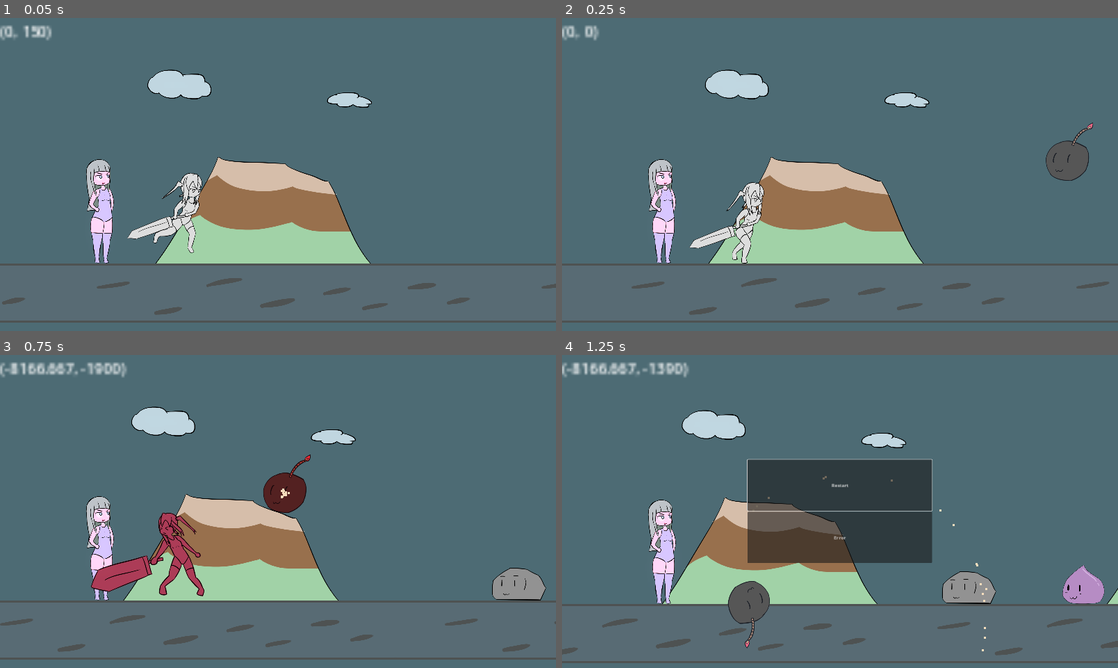
Above: before the commit, frames 1-4 (two rows, left to right).
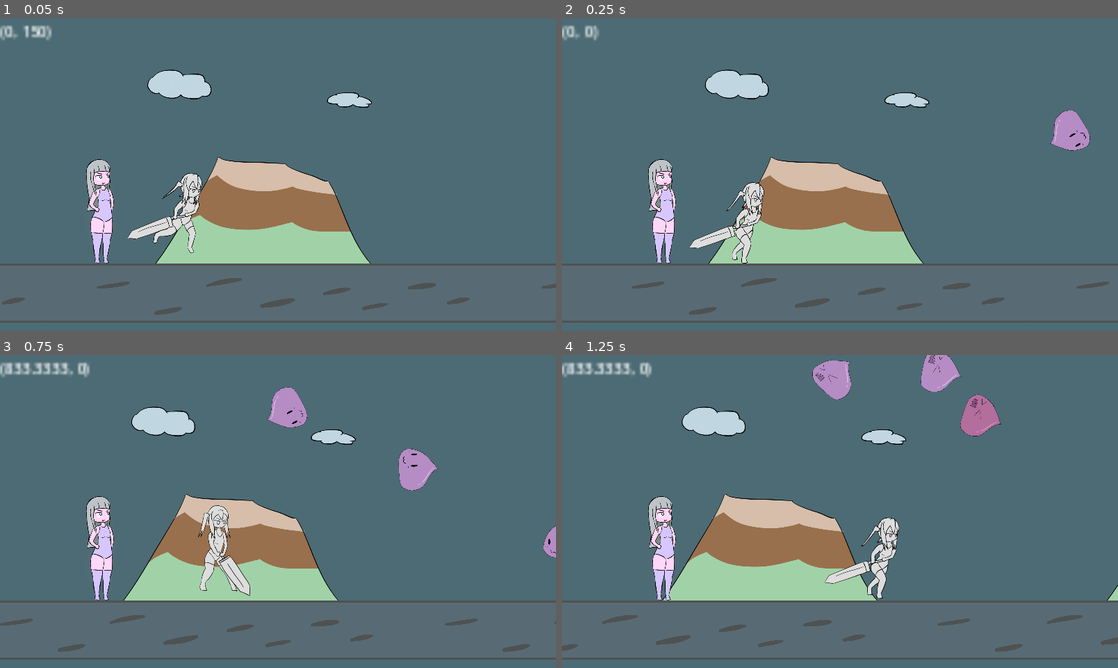
Above: after the commit, the same moments.

Repository: BeatMil/Animurun
Game: Godot game, scene res://Scenes/Forest.tscn
Two runs of this game, one before a commit and one after it. Both use one fixed random seed, a clock stepped at 60 frames per second and the inputs below.
Inputs:
- Up to frame 1 (0.05 s): no input
- Up to frame 2 (0.25 s): no input
- Up to frame 3 (0.75 s): hold D (move_right) from 0.53 s (still down); hold J (attack) from 0.53 s (still down)
- Up to frame 4 (1.25 s): keep holding D (move_right); keep holding J (attack); tap Space (jump) at 0.77 s

Frame 1 is identical in both runs. In frame 2, 1.4% of the frame differs, in the area x 87-96%, y 29-52%; in frame 3, 6.8%; in frame 4, 22%, in the area x 0-100%, y 0-99%.

Commit message:
Add spawn_triple02 (triple slimes)

Diff:
--- a/Nodes/Hitboxes/attack01_hitbox.tscn
+++ b/Nodes/Hitboxes/attack01_hitbox.tscn
@@ -14,7 +14,7 @@
 shape = SubResource("RectangleShape2D_3pcvt")
 
 [node name="Timer" type="Timer" parent="."]
-wait_time = 0.3
+wait_time = 0.4
 one_shot = true
 autostart = true
 
--- a/scripts/Forest.gd
+++ b/scripts/Forest.gd
@@ -8,7 +8,7 @@
 
 
 # Configs
-var enemy_spawn_order: Array = [spawn_triple01]
+var enemy_spawn_order: Array = [spawn_triple02]
 var order_index: int = 0
 
 
@@ -95,5 +95,28 @@
 	add_child(slime)
 
 
+func spawn_triple02() -> void:
+	var slime1 = SLIME.instantiate()
+	slime1.position = $"Markers/EnemySpawnPos".position
+
+	var slime2 = SLIME.instantiate()
+	slime2.position = $"Markers/EnemySpawnPos".position
+
+	var slime3 = SLIME.instantiate()
+	slime3.connect("ded", spawner)
+	slime3.position = $"Markers/EnemySpawnPos".position
+
+	add_child(slime1)
+	slime1.throw_slime(Vector2(-2000, -2500))
+	await get_tree().create_timer(0.3).timeout
+
+	add_child(slime2)
+	slime2.throw_slime(Vector2(-2000, -2000))
+	await get_tree().create_timer(0.3).timeout
+
+	add_child(slime3)
+	slime3.throw_slime(Vector2(-1900, -1900))
+
+
 func _on_spawn_timer_timeout():
 	spawner()
--- a/scripts/Slime.gd
+++ b/scripts/Slime.gd
@@ -39,7 +39,12 @@
 		else:
 			body.push(Vector2(-1500, -100))
 
-		# body.hit_by_slime()
+
+func throw_slime(power: Vector2) -> void:
+	is_moving = false
+	apply_impulse(power)
+	await get_tree().create_timer(0.1).timeout
+	apply_torque_impulse(-100000)
 
 
 func turn_off_all_collision():
